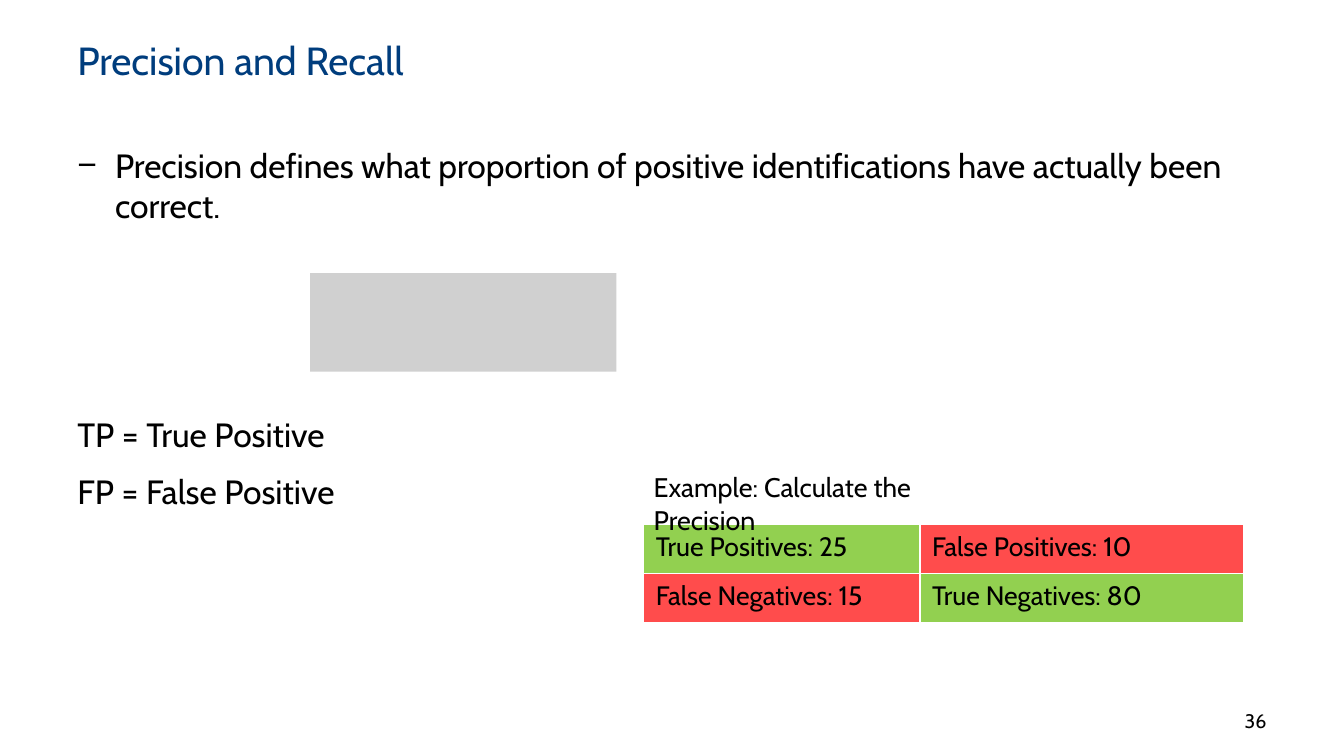
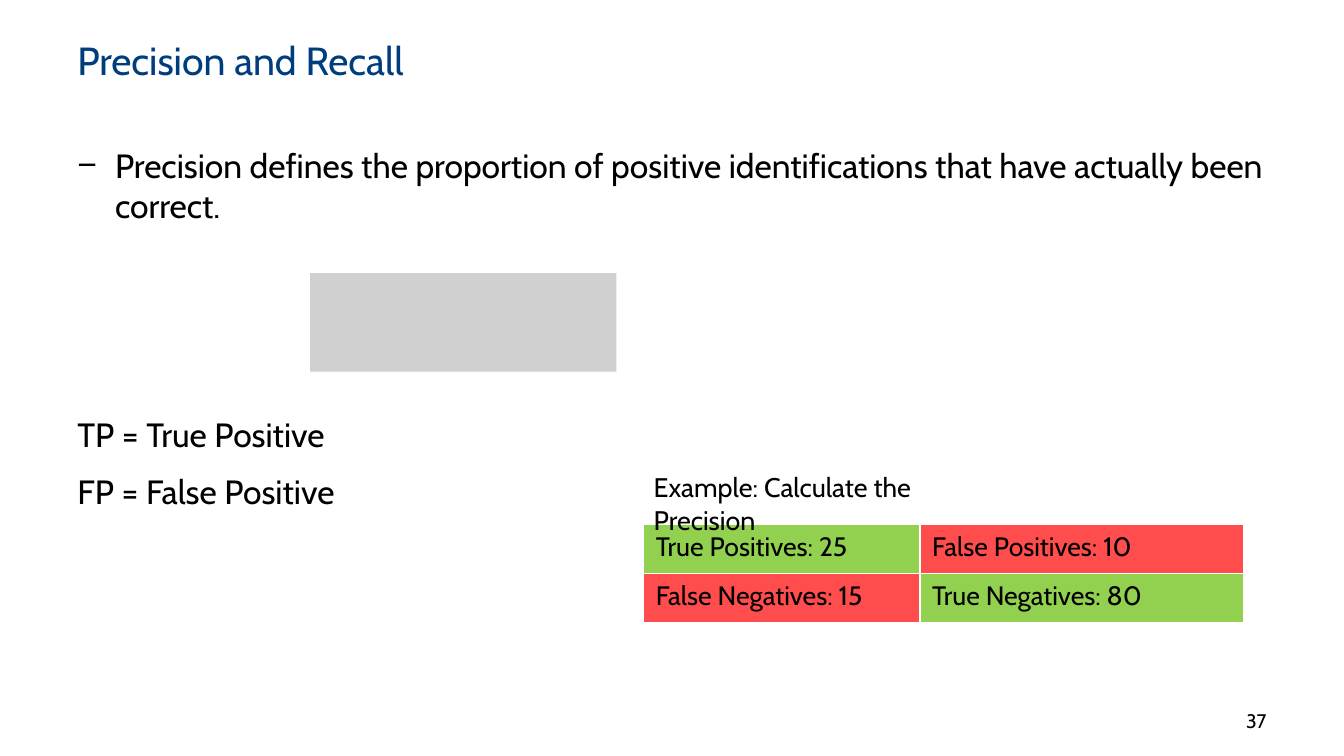
Before and after one commit to ML4NS/ml4ns.github.io, a slide deck: slide 37 of slides/04- Bayesian models/ML4NuerScience_BayesianModels.pptx (slide 36 before the commit). Drawn at 1344x756 pixels with LibreOffice and Linux fonts; fonts in the diff are those of the drawing; grey boxes stand for pictures; background and template pictures are left out. Boxes give left, top, right and bottom in pixels: in the first picture for what was removed or moved away, otherwise in the second. Text is boxed around its words. In the diff, an @@ line names an element or a change of style, - is before the commit and + after.

```diff
--- a/slides/04- Bayesian models/ML4NuerScience_BayesianModels.pptx
+++ b/slides/04- Bayesian models/ML4NuerScience_BayesianModels.pptx
@@ text at [115, 152, 1263, 219]: text changed @@
-− Precision defines what proportion of positive identifications have actually been correct.
+− Precision defines the proportion of positive identifications that have actually been correct.
@@ page number at [1246, 714, 1267, 729]: text changed @@
-36
+37
```
Also in this commit, not shown: 26 other slides changed, 2 slides added, 1 other file.
